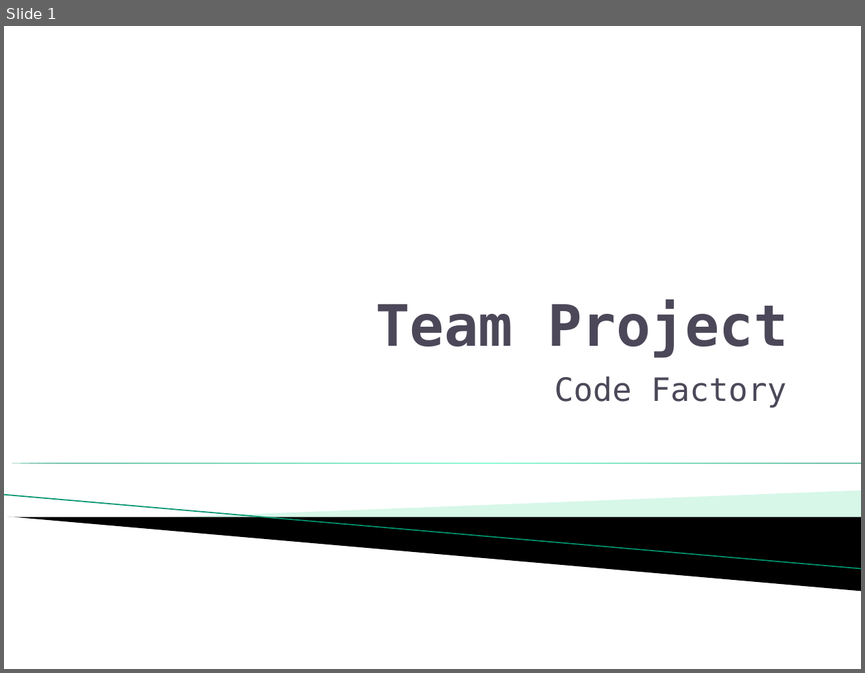
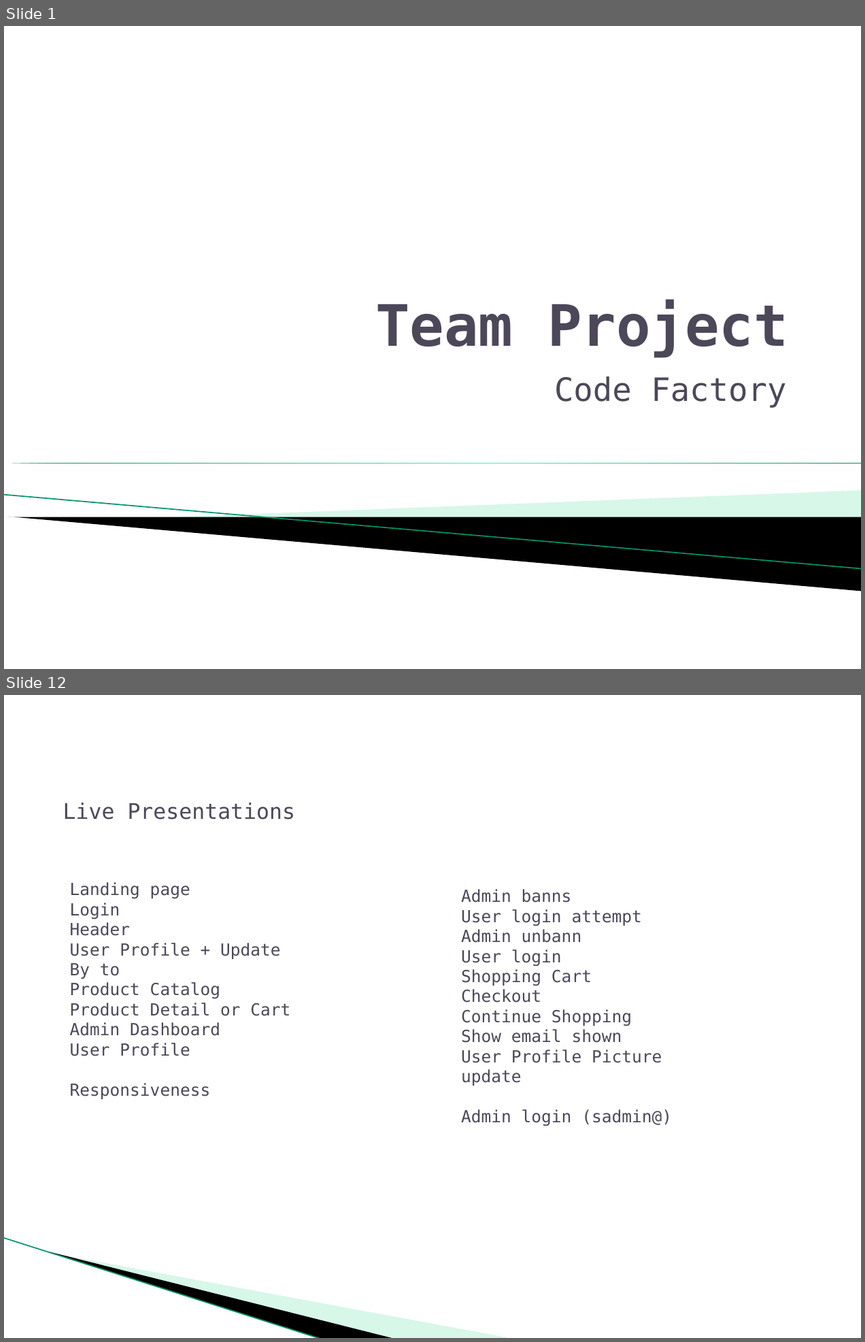
Before and after one commit to RichardAlmer/FullStack-Project, a slide deck: Presentation/Team Project.pptx. Shown one above the other, each under a label of ours: slide 1 before the commit, slides 1 and 12 after it; the slides between them are not shown. The pictures are 865x673 and 865x1342 pixels, drawn with LibreOffice and Linux fonts; fonts in the diff are those of the drawing; background and template pictures are left out. Boxes give left, top, right and bottom in pixels: in the first picture for what was removed or moved away, otherwise in the second. Text is boxed around its words. In the diff, an @@ line names an element or a change of style, - is before the commit and + after.

Commit message:
added text

```diff
--- a/Presentation/Team Project.pptx
+++ b/Presentation/Team Project.pptx
@@ slide 12 added at (x1=4, y1=695, x2=861, y2=1338), background #FFFFFF @@
@@ text added at (x1=63, y1=802, x2=296, y2=819), 18 pt, text #4C4859 @@
+Live Presentations
@@ text added at (x1=70, y1=882, x2=290, y2=1099), 14 pt, text #4C4859 @@
+Landing page
+Login
+Header
+User Profile + Update
+By to
+Product Catalog
+Product Detail or Cart
+Admin Dashboard
+User Profile
+Responsiveness
@@ text added at (x1=461, y1=889, x2=672, y2=1126), 14 pt, text #4C4859 @@
+Admin banns
+User login attempt
+Admin unbann
+User login
+Shopping Cart
+Checkout
+Continue Shopping
+Show email shown
+User Profile Picture update
+Admin login (sadmin@)
@@ line added from (4, 1238) to (322, 1338), #93E8C4 0.95 pt @@
@@ freeform shape added at (x1=50, y1=1251, x2=396, y2=1338), fill #000000 @@
@@ freeform shape added at (x1=51, y1=1252, x2=514, y2=1338), fill #9CEBC9 at 40% opacity @@
```
Also in this commit, not shown: 2 slides changed, 9 other slides added, 7 slides removed.
